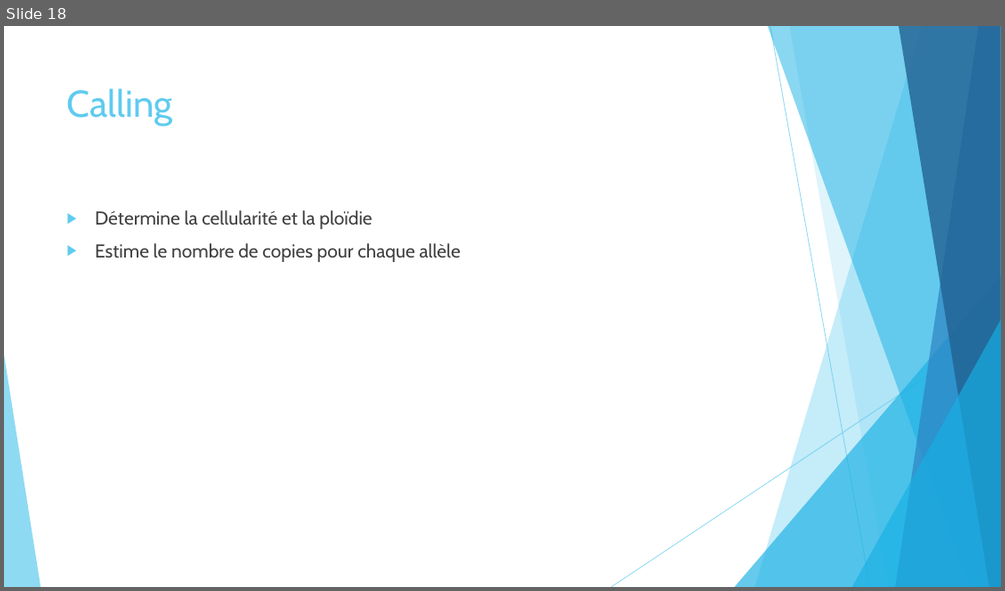
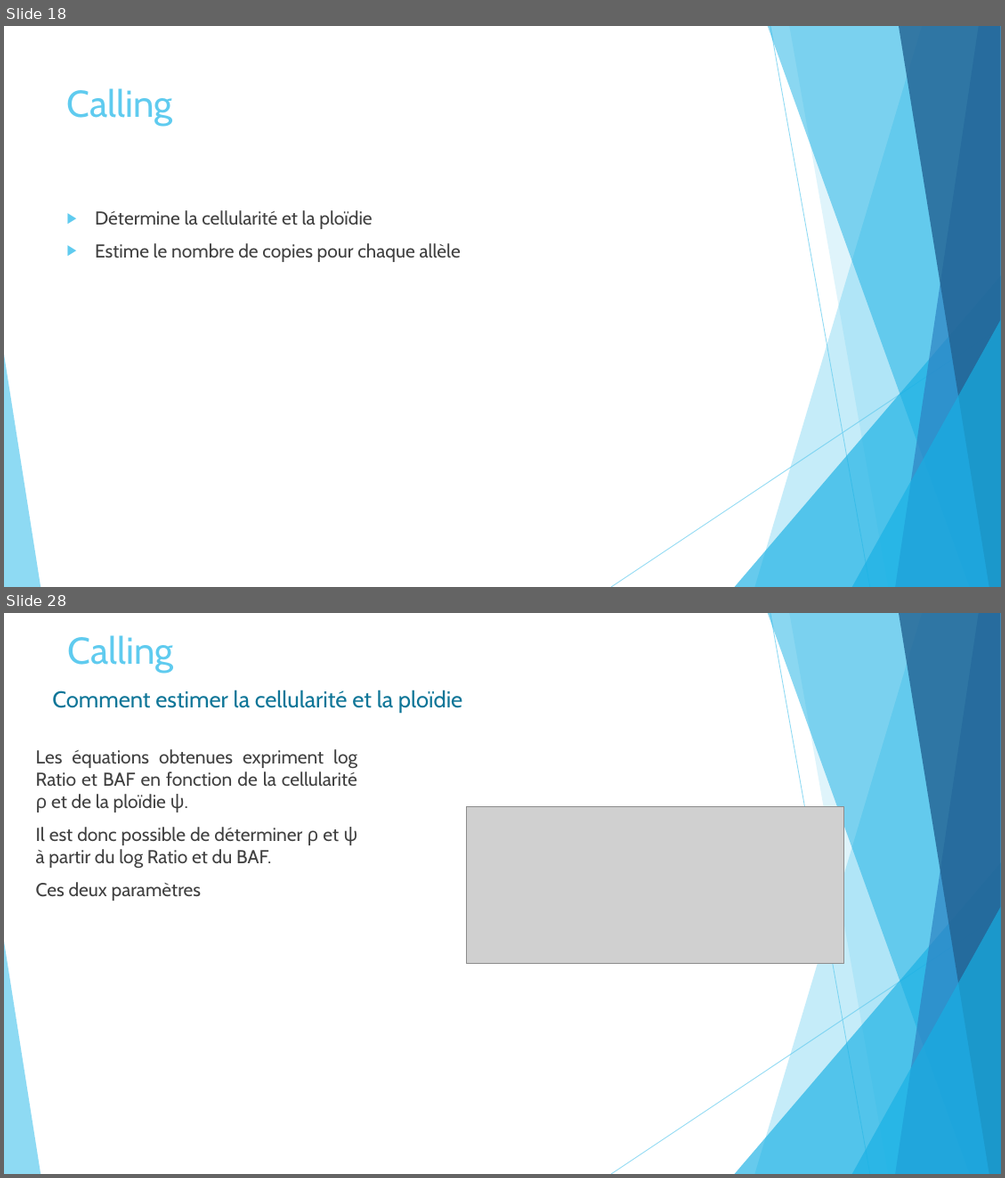
Before and after one commit to Elie-Bordron/DEA-dataviz, a slide deck: docs/docs_I_made/slides/ASCAT.pptx. Shown one above the other, each under a label of ours: slide 18 before the commit, slides 18 and 28 after it; the slides between them are not shown. The pictures are 1005x591 and 1005x1178 pixels, drawn with LibreOffice and Linux fonts; fonts in the diff are those of the drawing; grey boxes stand for pictures. Boxes give left, top, right and bottom in pixels: in the first picture for what was removed or moved away, otherwise in the second. Text is boxed around its words. In the diff, an @@ line names an element or a change of style, - is before the commit and + after.

```diff
--- a/docs/docs_I_made/slides/ASCAT.pptx
+++ b/docs/docs_I_made/slides/ASCAT.pptx
@@ slide 28 added at (x1=4, y1=613, x2=1001, y2=1174), background #FFFFFF; not listed: 10 template elements that a slide beside it also shows @@
@@ title added at (x1=67, y1=635, x2=173, y2=673), 36 pt, text #5FCBEF @@
+Calling
@@ text added at (x1=52, y1=690, x2=462, y2=713), 22 pt, text #0F7698 @@
+Comment estimer la cellularité et la ploïdie
@@ text added at (x1=36, y1=749, x2=357, y2=900), 18 pt, text #404040 @@
+Les équations obtenues expriment log Ratio et BAF en fonction de la cellularité ρ et de la ploïdie ψ.
+Il est donc possible de déterminer ρ et ψ à partir du log Ratio et du BAF.
+Ces deux paramètres
@@ picture added at (x1=467, y1=807, x2=844, y2=963) @@
```
Also in this commit, not shown: 8 other slides added, 2 slides removed, 27 other files.
